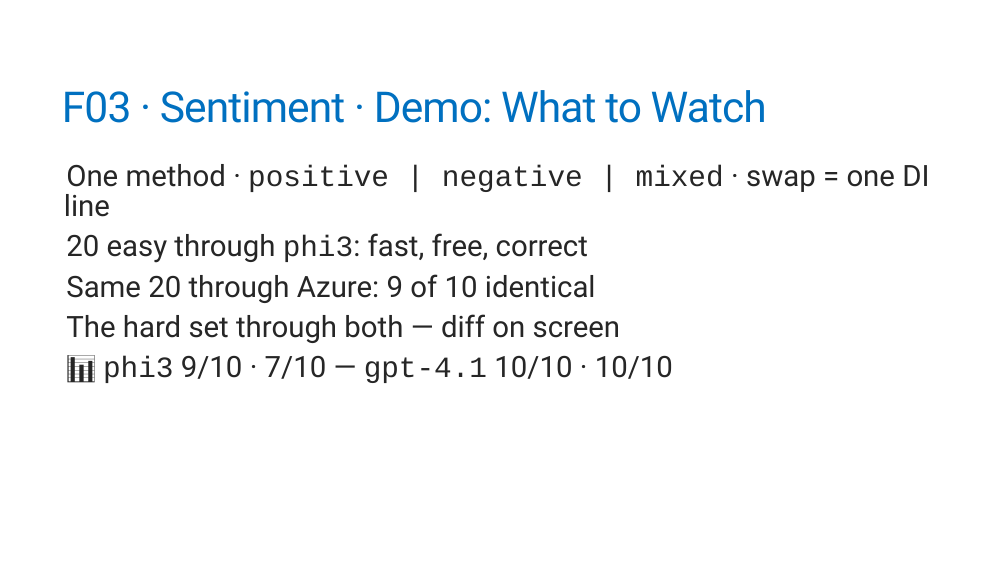
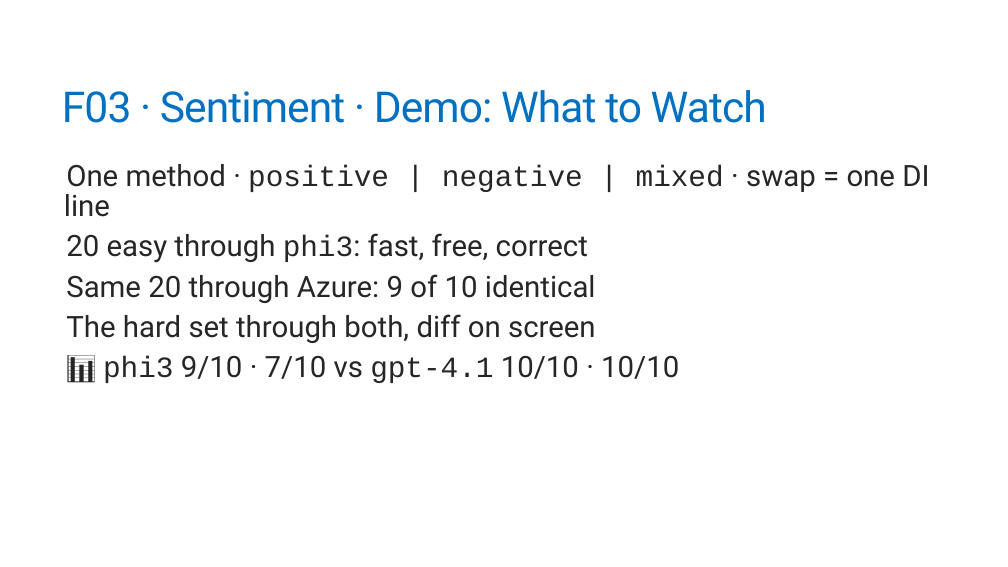
Before and after one commit to trailheadtechnology/10-ai-features-workshop, a slide deck: slide 30 of docs/slides/pptx/M1-understanding.pptx. Drawn at 1008x567 pixels with LibreOffice and Linux fonts; fonts in the diff are those of the drawing. Boxes give left, top, right and bottom in pixels: in the first picture for what was removed or moved away, otherwise in the second. Text is boxed around its words. In the diff, an @@ line names an element or a change of style, - is before the commit and + after.

```diff
--- a/docs/slides/pptx/M1-understanding.pptx
+++ b/docs/slides/pptx/M1-understanding.pptx
@@ text at [66,314,679,383]: text changed @@
-  The hard set through both — diff on screen
-  📊 phi3 9/10 · 7/10 — gpt-4.1 10/10 · 10/10
+  The hard set through both, diff on screen
+  📊 phi3 9/10 · 7/10 vs gpt-4.1 10/10 · 10/10
```
Also in this commit, not shown: 3 other slides changed, 16 other files.
